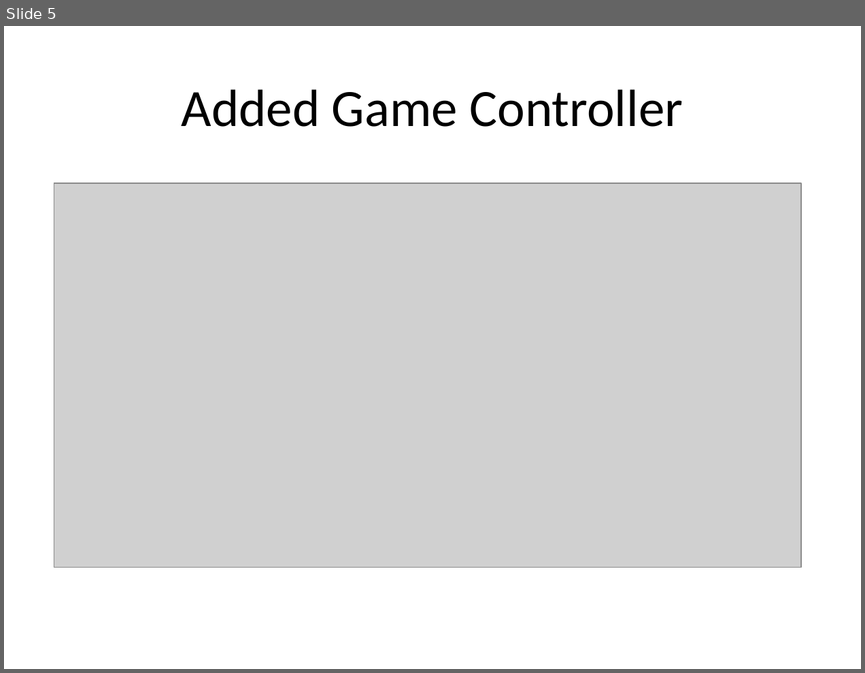
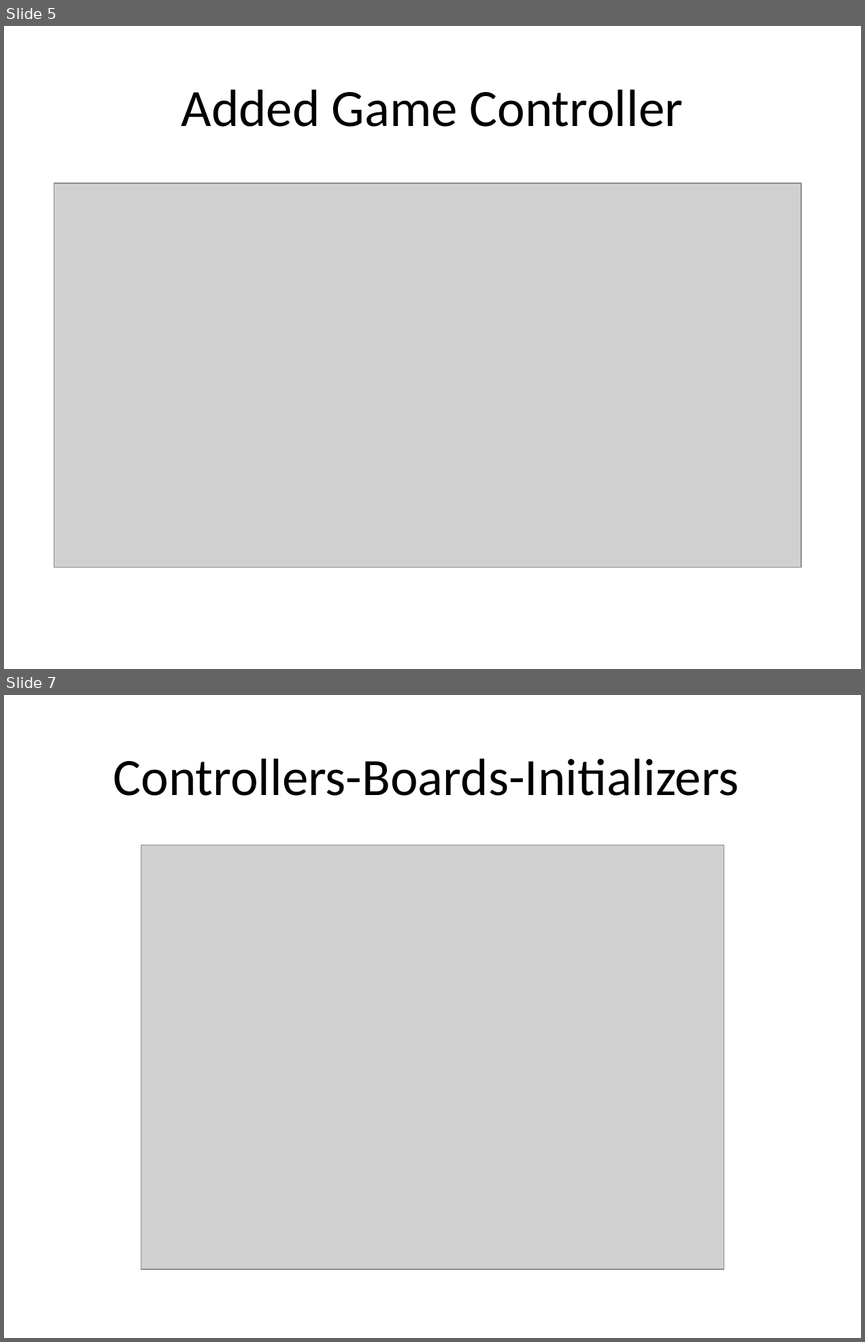
Before and after one commit to skgchn/conways-game-of-life-oop-solid, a slide deck: oop-design-progression.pptx. Shown one above the other, each under a label of ours: slide 5 before the commit, slides 5 and 7 after it; the slides between them are not shown. The pictures are 865x673 and 865x1342 pixels, drawn with LibreOffice and Linux fonts; fonts in the diff are those of the drawing; grey boxes stand for pictures. Boxes give left, top, right and bottom in pixels: in the first picture for what was removed or moved away, otherwise in the second. Text is boxed around its words. In the diff, an @@ line names an element or a change of style, - is before the commit and + after.

```diff
--- a/oop-design-progression.pptx
+++ b/oop-design-progression.pptx
@@ slide 7 added at [4, 695, 861, 1338], background #FFFFFF @@
@@ title added at [113, 758, 738, 796], 44 pt, text #000000 @@
+Controllers-Boards-Initializers
@@ picture added at [141, 845, 723, 1269] @@
```
Also in this commit, not shown: 5 slides changed, 1 other file.
